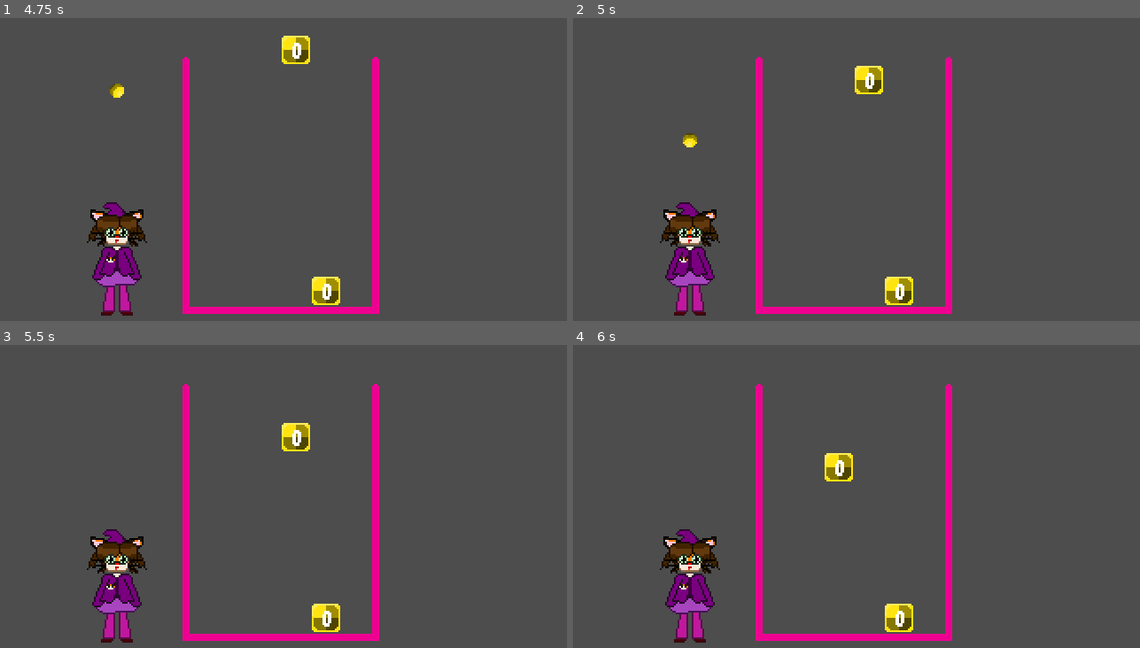
Above: before the commit, frames 1-4 (two rows, left to right).
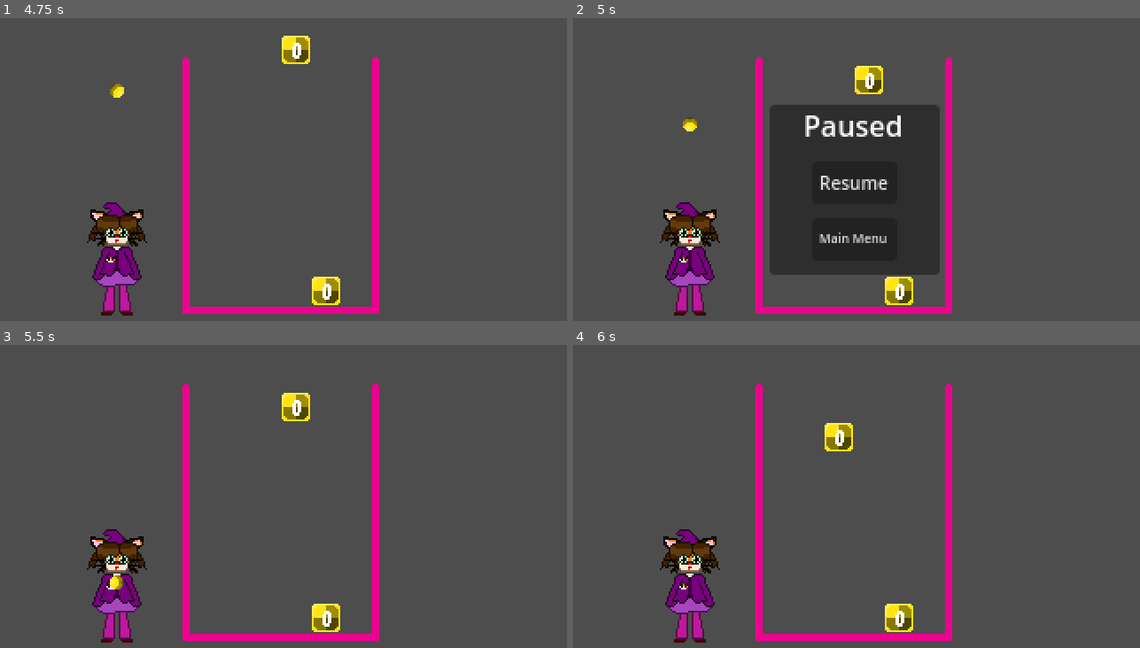
Above: after the commit, the same moments.

Repository: HuskyGameDev/2025f-team2
Game: Godot game, scene res://Scenes/TestScenes/MainMenu.tscn
The game is run twice, just before and just after one commit, with the same random seed, the same clock (stepped at 60 frames per second) and the same inputs.
Inputs (mouse positions are in pixels of both pictures, inside the frame that each line leads up to):
- Up to frame 1 (4.75 s): click "Play Game" at 0.5 s; hold Right (right) 1.28-2.03 s; hold Z (release) 1.28-2.03 s; hold Down (down) 2.03-2.78 s; tap Z (release) at 2.1, 3.6 s; tap Enter at 2.75 s; hold Right (right) 2.78-3.53 s; hold Z (release) 2.78-3.53 s; tap Space at 3.5 s; hold Up (up) 3.53-4.28 s; hold Left (left) from 4.28 s (still down); hold Z (release) from 4.28 s (still down)
- Up to frame 2 (5 s): keep holding Left (left); keep holding Z (release); tap Escape (pause, bound only after the commit) at 4.9 s
- Up to frame 3 (5.5 s): release Left (left) at 5 s; release Z (release) at 5 s; click (283, 508) at 5 s, where only the run after the commit has a clickable "Resume"
- Up to frame 4 (6 s): hold Left (left) from 5.78 s (still down); tap Z (release) at 5.85 s

Frame 1 is identical in both runs. In frame 2, 17% of the frame differs, in the area x 19-65%, y 28-85%; in frame 3, 1.0%; in frame 4, 0.9%.

Commit message:
Pause menu + pause game
Added the pause menu and pause game. Added functionality to the pause buttons. Added an input ("pause")

Diff:
--- a/Scenes/TestScenes/TestScene.tscn
+++ b/Scenes/TestScenes/TestScene.tscn
@@ -1,7 +1,9 @@
-[gd_scene load_steps=5 format=3 uid="uid://co48nl1f8gywv"]
+[gd_scene load_steps=7 format=3 uid="uid://co48nl1f8gywv"]
 
 [ext_resource type="Script" uid="uid://cmvw2cbm4tsjx" path="res://Scripts/Gameplay/LevelManager.gd" id="1_g28u0"]
+[ext_resource type="PackedScene" uid="uid://cwepxmyofmf4r" path="res://Scenes/UI_Objects/pause_menu.tscn" id="2_5qkg8"]
 [ext_resource type="Script" uid="uid://ljmcy60pov5l" path="res://Scripts/Gameplay/BoxFiller.gd" id="3_1omkh"]
+[ext_resource type="Script" uid="uid://xgdtyc2a8otu" path="res://Scripts/UI_Scripts/PauseMenu.gd" id="3_635xr"]
 [ext_resource type="Texture2D" uid="uid://dskweavqum5qa" path="res://Artwork/Player/RibbonTest.png" id="4_5qkg8"]
 [ext_resource type="Script" uid="uid://dfe4q4poqeng5" path="res://Scripts/Gameplay/LevelGrid.gd" id="4_fe8sf"]
 
@@ -38,3 +40,11 @@
 
 [node name="SpawnPoint" type="Node2D" parent="BoxFiller"]
 position = Vector2(0, -140)
+
+[node name="PauseMenu" parent="." instance=ExtResource("2_5qkg8")]
+visible = false
+offset_left = -1.0
+offset_top = 1.0
+offset_right = -1.0
+offset_bottom = 1.0
+script = ExtResource("3_635xr")
--- a/Scenes/UI_Objects/pause_menu.tscn
+++ b/Scenes/UI_Objects/pause_menu.tscn
@@ -1,4 +1,7 @@
-[gd_scene format=3 uid="uid://cwepxmyofmf4r"]
+[gd_scene load_steps=3 format=3 uid="uid://cwepxmyofmf4r"]
+
+[ext_resource type="Script" uid="uid://cng520ljsj2ox" path="res://Scripts/UI_Scripts/Paused_Resume.gd" id="1_2hj8d"]
+[ext_resource type="Script" uid="uid://ckmkqwgmabwnx" path="res://Scripts/UI_Scripts/Paused_MainMenu.gd" id="1_ho1k2"]
 
 [node name="PauseMenu" type="Control"]
 process_mode = 3
@@ -24,9 +27,25 @@
 text = "Paused"
 horizontal_alignment = 1
 
-[node name="Button" type="Button" parent="Panel"]
+[node name="Resume" type="Button" parent="Panel"]
 layout_mode = 0
 offset_left = 24.0
 offset_top = 32.0
 offset_right = 72.0
-offset_bottom = 48.0
+offset_bottom = 56.0
+theme_override_font_sizes/font_size = 10
+text = "Resume"
+script = ExtResource("1_2hj8d")
+
+[node name="Main_Menu" type="Button" parent="Panel"]
+layout_mode = 0
+offset_left = 24.0
+offset_top = 64.0
+offset_right = 72.0
+offset_bottom = 88.0
+theme_override_font_sizes/font_size = 7
+text = "Main Menu"
+script = ExtResource("1_ho1k2")
+
+[connection signal="pressed" from="Panel/Resume" to="Panel/Resume" method="_on_pressed"]
+[connection signal="pressed" from="Panel/Main_Menu" to="Panel/Main_Menu" method="_on_pressed"]
--- /dev/null
+++ b/Scripts/UI_Scripts/PauseMenu.gd
@@ -0,0 +1,7 @@
+extends Control
+
+# Called every frame. 'delta' is the elapsed time since the previous frame.
+func _process(delta: float) -> void:
+	if Input.is_action_pressed("pause"):
+		get_tree().paused = true
+		self.visible = true
--- /dev/null
+++ b/Scripts/UI_Scripts/Paused_MainMenu.gd
@@ -0,0 +1,5 @@
+extends Node
+
+func _on_pressed() -> void:
+	get_tree().paused = false
+	get_tree().change_scene_to_file("res://Scenes/TestScenes/MainMenu.tscn")
--- /dev/null
+++ b/Scripts/UI_Scripts/Paused_Resume.gd
@@ -0,0 +1,6 @@
+extends Button
+
+
+func _on_pressed() -> void:
+	get_parent().get_parent().visible=false
+	get_tree().paused = false
--- a/project.godot
+++ b/project.godot
@@ -55,6 +55,12 @@
 , Object(InputEventJoypadButton,"resource_local_to_scene":false,"resource_name":"","device":-1,"button_index":0,"pressure":0.0,"pressed":true,"script":null)
 ]
 }
+pause={
+"deadzone": 0.2,
+"events": [Object(InputEventKey,"resource_local_to_scene":false,"resource_name":"","device":0,"window_id":0,"alt_pressed":false,"shift_pressed":false,"ctrl_pressed":false,"meta_pressed":false,"pressed":false,"keycode":0,"physical_keycode":4194305,"key_label":0,"unicode":0,"location":0,"echo":false,"script":null)
+, Object(InputEventJoypadButton,"resource_local_to_scene":false,"resource_name":"","device":-1,"button_index":6,"pressure":0.0,"pressed":false,"script":null)
+]
+}
 
 [rendering]
 
Not shown, added: Scripts/UI_Scripts/PauseMenu.gd.uid
Not shown, added: Scripts/UI_Scripts/Paused_MainMenu.gd.uid
Not shown, added: Scripts/UI_Scripts/Paused_Resume.gd.uid
